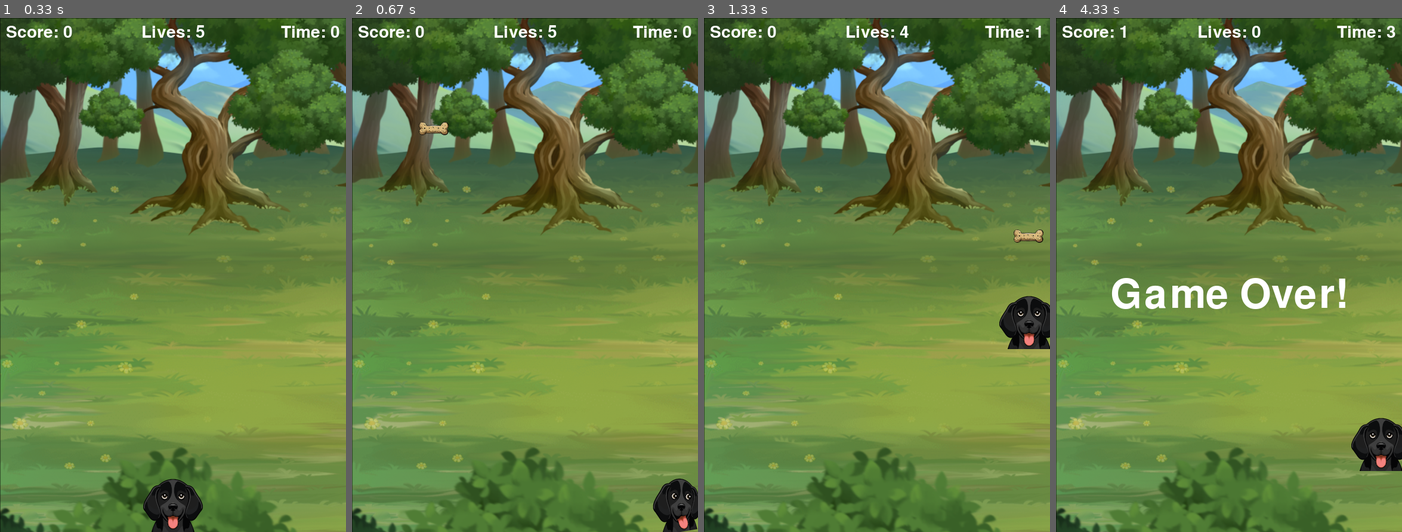
Above: before the commit, frames 1-4 (left to right).
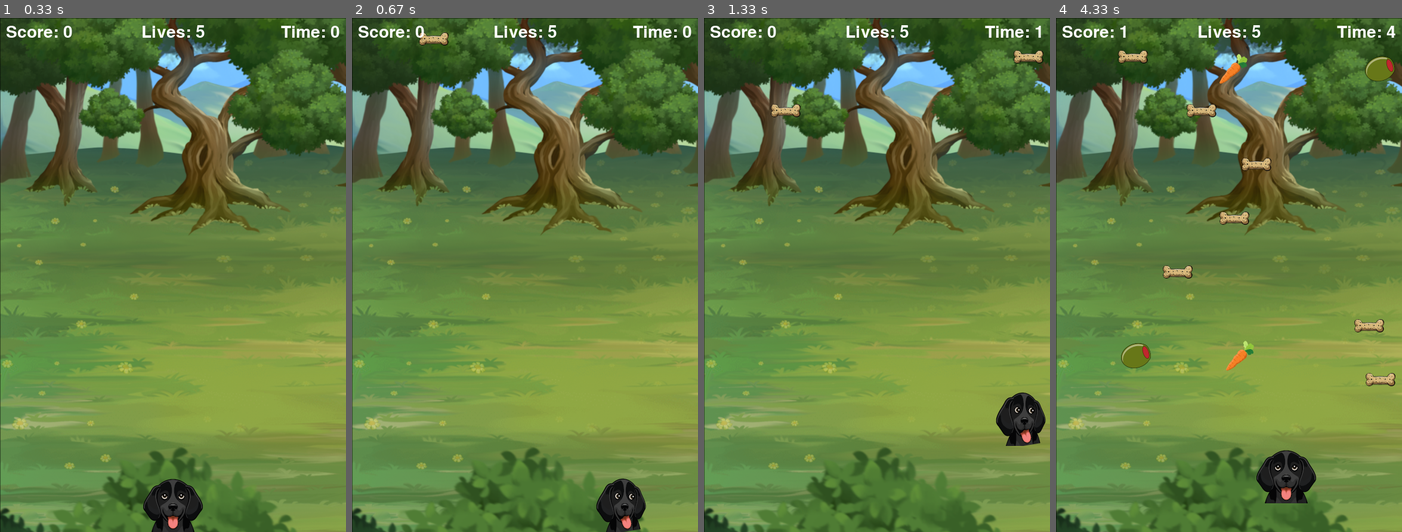
Above: after the commit, the same moments.

Repository: NNmaki/Bablos_Biscuit_Hunt
Game: pygame game, started from main.py
The game is run twice, just before and just after one commit, with the same random seed, the same clock (stepped at 60 frames per second) and the same inputs.
Inputs:
- Up to frame 1 (0.33 s): no input
- Up to frame 2 (0.67 s): hold Right from 0.33 s (still down)
- Up to frame 3 (1.33 s): release Right at 0.8 s; hold Up 0.83-1.13 s; hold Right from 1.17 s (still down)
- Up to frame 4 (4.33 s): release Right at 1.63 s; hold Left 1.67-2.2 s; hold Down 2.23-2.53 s; hold Left 2.57-2.97 s; hold Up 3-3.37 s; hold Right 3.4-4.03 s; hold Down from 4.07 s (still down)

Frame 1 is identical in both runs. In frame 2, 2.5% of the frame differs, in the area x 19-100%, y 2-100%; in frame 3, 2.9%; in frame 4, 6.5%, in the area x 16-100%, y 1-95%.

Commit message:
Added carrot and olive objects

Diff:
--- a/main.py
+++ b/main.py
@@ -19,9 +19,13 @@
 pygame.init()
 
 # Set variablers
-velocity = 17
+velocity = 8
 biscuits = []
-biscuit_velocity = 18
+biscuit_velocity = 3
+carrots = []
+carrot_velocity = 4
+olives = []
+olive_velocity = 4
 
 timer = 0
 score = 0
@@ -55,6 +59,9 @@
 dog_rect = dog.get_rect(midbottom=(WIDTH // 2, HEIGHT))
 
 biscuit_image = pygame.image.load(resource_path("images/biscuit50.png"))
+carrot_image = pygame.image.load(resource_path("images/carrot50.png"))
+olive_image = pygame.image.load(resource_path("images/olive50.png"))
+
 
 # Load sounds
 bark_sound = pygame.mixer.Sound(resource_path("sounds/bark.wav"))
@@ -70,7 +77,11 @@
 biscuit_spawn_event = pygame.USEREVENT + 1
 timer_event = pygame.USEREVENT + 2
 restart_event = pygame.USEREVENT + 3 # New event for restarting game
+carrot_spawn_event = pygame.USEREVENT + 4
+olive_spawn_event = pygame.USEREVENT +5
 pygame.time.set_timer(biscuit_spawn_event, 500)
+pygame.time.set_timer(carrot_spawn_event, 2000)
+pygame.time.set_timer(olive_spawn_event, 2000)
 pygame.time.set_timer(timer_event, 1000)
 
 def draw():
@@ -79,6 +90,12 @@
 
     for biscuit_rect in biscuits:
         screen.blit(biscuit_image, biscuit_rect)
+
+    for carrot_rect in carrots:
+        screen.blit(carrot_image, carrot_rect)
+
+    for olive_rect in olives:
+        screen.blit(olive_image, olive_rect)
 
     # Draw heads up display
     score_text = font.render(f"Score: {score}", True, (255, 255, 255))
@@ -121,6 +138,23 @@
             score += 1
             bark_sound.play()
 
+    for carrot_rect in carrots[:]:
+        carrot_rect.y += carrot_velocity
+        if carrot_rect.top > HEIGHT:
+            carrots.remove(carrot_rect)
+        if dog_rect.colliderect(carrot_rect):
+            score -= 1
+            carrots.remove(carrot_rect)
+
+    for olive_rect in olives[:]:
+        olive_rect.y += olive_velocity
+        if olive_rect.top > HEIGHT:
+            olives.remove(olive_rect)
+        if dog_rect.colliderect(olive_rect):
+            score -= 2
+            olives.remove(olive_rect)
+
+
     if lives <= 0 and not over:
         barktwice_sound.play()
         game_over()
@@ -132,26 +166,42 @@
 def spawn_biscuit():
     biscuit_rect = biscuit_image.get_rect(midtop=(randint(20, WIDTH - 20), -20))
     biscuits.append(biscuit_rect)
+
+def spawn_carrot():
+    carrot_rect = carrot_image.get_rect(midtop=(randint(20, WIDTH -20), -20))
+    carrots.append(carrot_rect)
+
+def spawn_olive():
+    olive_rect = olive_image.get_rect(midtop=(randint(20, WIDTH -20), -20))
+    olives.append(olive_rect)
 
 def game_over():
     global over
     over = True
     pygame.time.set_timer(biscuit_spawn_event, 0)
+    pygame.time.set_timer(carrot_spawn_event, 0)
+    pygame.time.set_timer(olive_spawn_event, 0)
     pygame.time.set_timer(timer_event, 0)
     pygame.mixer.music.stop()
     pygame.time.set_timer(restart_event, 5000, True)  # New method for restarting game
 
 def start():
-    global timer, score, lives, biscuit_velocity, velocity, over
+    global timer, score, lives, biscuit_velocity, carrot_velocity, olive_velocity, velocity, over
     over = False
     timer = 0
     score = 0
     lives = 5
-    biscuit_velocity = 18
-    velocity = 17
+    biscuit_velocity = 3
+    carrot_velocity = 4
+    olive_velocity = 4
+    velocity = 8
     biscuits.clear()
+    carrots.clear()
+    olives.clear()
     dog_rect.midbottom = (WIDTH // 2, HEIGHT)
     pygame.time.set_timer(biscuit_spawn_event, 500)
+    pygame.time.set_timer(carrot_spawn_event, 2000)
+    pygame.time.set_timer(olive_spawn_event, 2000)
     pygame.time.set_timer(timer_event, 1000)
     pygame.mixer.music.play(-1)  # Set music playing constanly
 
@@ -169,6 +219,10 @@
                 update_dog_image("center")
         elif event.type == biscuit_spawn_event:
             spawn_biscuit()
+        elif event.type == carrot_spawn_event:
+            spawn_carrot()
+        elif event.type == olive_spawn_event:
+            spawn_olive()
         elif event.type == timer_event:
             timer += 1
         elif event.type == restart_event:
Binary file added: images/carrot50.png
Binary file added: images/olive50.png
